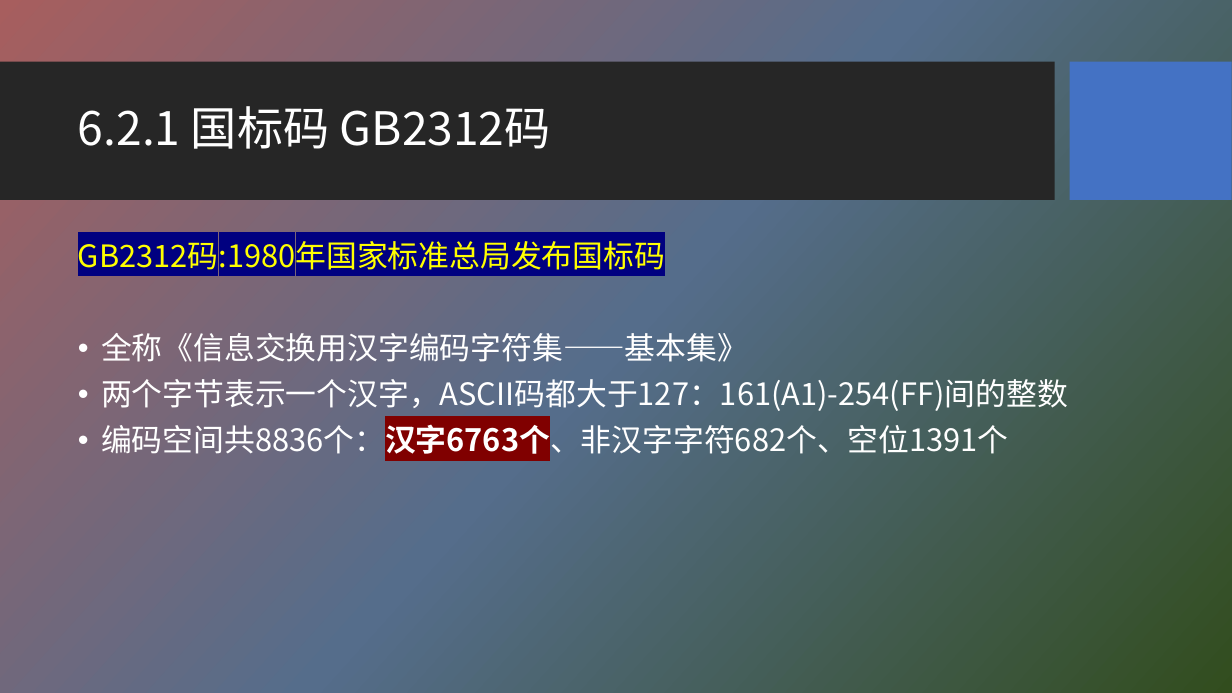
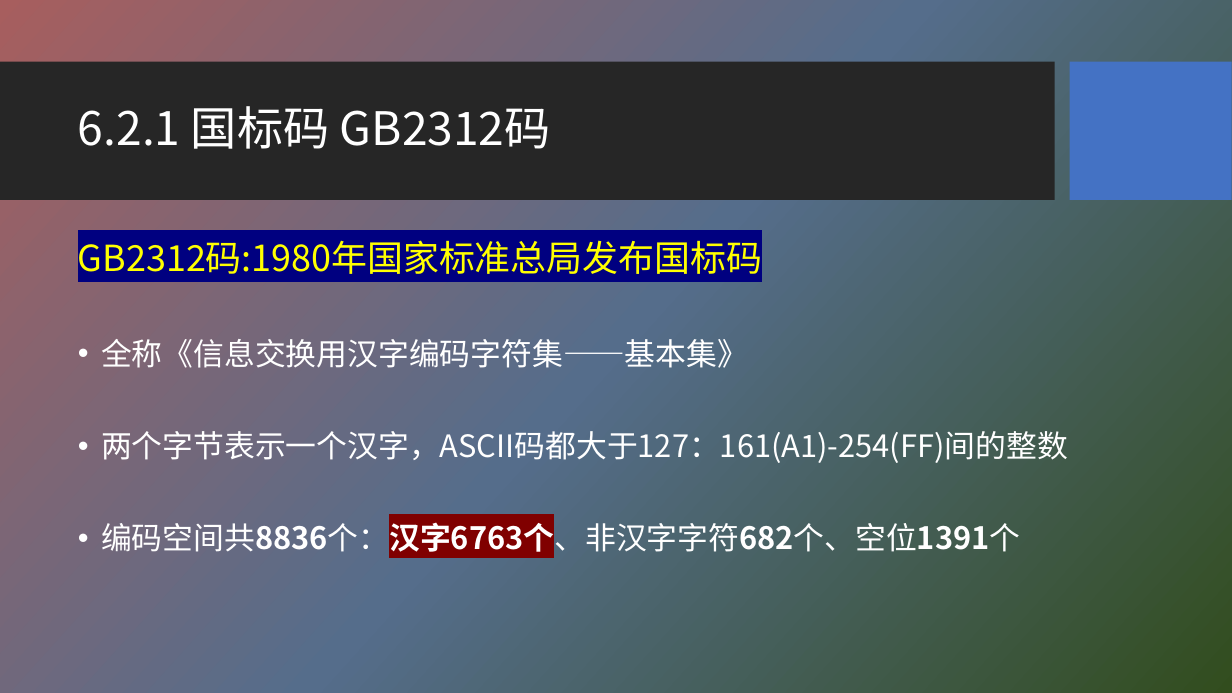
Before and after one commit to HBU/NLP_PPT, a slide deck: slide 6 of PPT-2020/ch06 字符编码与字频统计.pptx. Drawn at 1232x693 pixels with LibreOffice and Linux fonts; fonts in the diff are those of the drawing; background and template pictures are left out. Boxes give left, top, right and bottom in pixels: in the first picture for what was removed or moved away, otherwise in the second. Text is boxed around its words. In the diff, an @@ line names an element or a change of style, - is before the commit and + after.

```diff
--- a/PPT-2020/ch06 字符编码与字频统计.pptx
+++ b/PPT-2020/ch06 字符编码与字频统计.pptx
@@ text at (x1=78, y1=240, x2=1020, y2=558): size 24 to 28 pt in "GB2312码:1980年国家标准总局发布国标码"; bold on in "编码空间共8836个：汉字6763个、非汉字字符682个、空位1391个" @@
```
Also in this commit, not shown: 7 other slides changed, 8 slides added.
